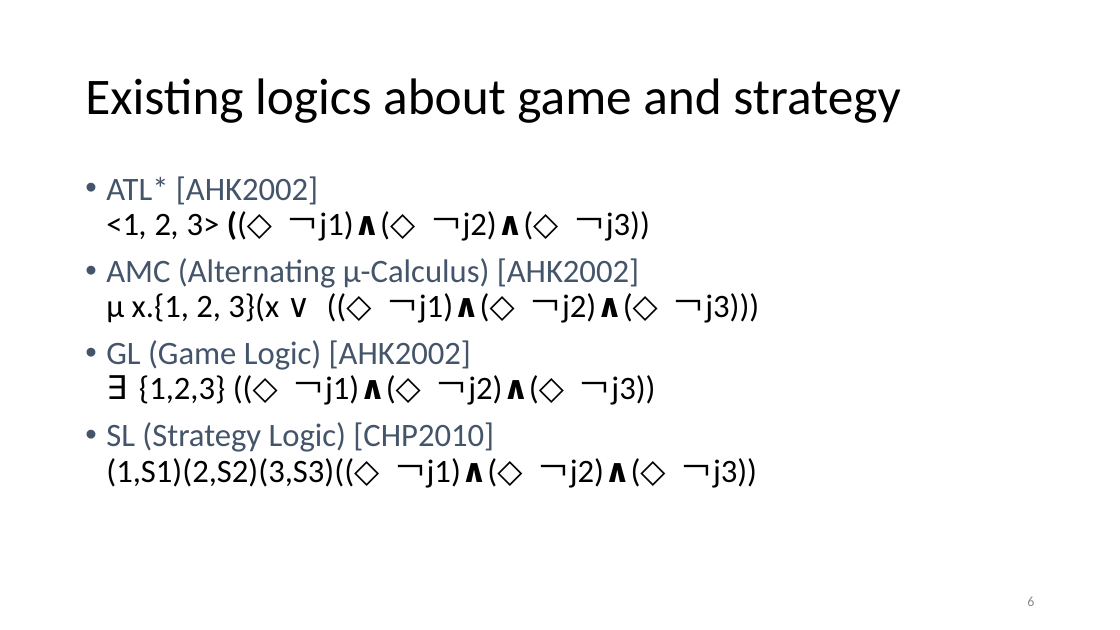
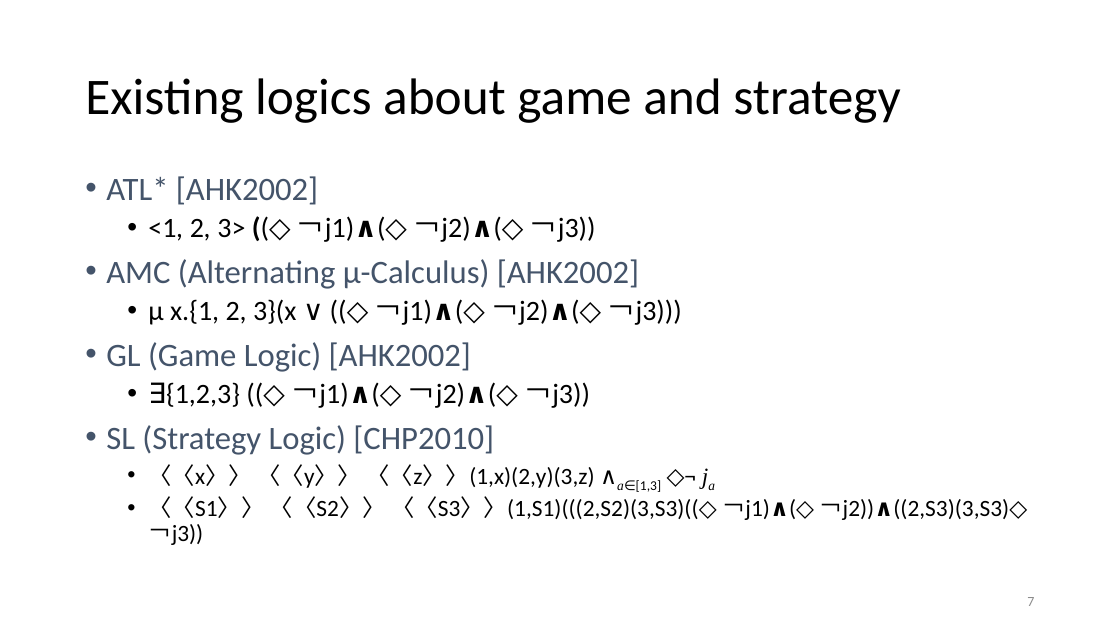
Before and after one commit to yyergg/graduate, a slide deck: slide 7 of def.pptx (slide 6 before the commit). Drawn at 1120x630 pixels with LibreOffice and Linux fonts; fonts in the diff are those of the drawing. Boxes give left, top, right and bottom in pixels: in the first picture for what was removed or moved away, otherwise in the second. Text is boxed around its words. In the diff, an @@ line names an element or a change of style, - is before the commit and + after.

```diff
--- a/def.pptx
+++ b/def.pptx
@@ text at <box>106,176,1009,545</box>: text changed; size 28 to 20 pt @@
-• ATL* [AHK2002]
-  <1, 2, 3> ((◇ ￢j1)∧(◇ ￢j2)∧(◇ ￢j3))
-• AMC (Alternating μ-Calculus) [AHK2002]
-  μ x.{1, 2, 3}(x ∨ ((◇ ￢j1)∧(◇ ￢j2)∧(◇ ￢j3)))
-• GL (Game Logic) [AHK2002]
-  ∃{1,2,3} ((◇ ￢j1)∧(◇ ￢j2)∧(◇ ￢j3))
-• SL (Strategy Logic) [CHP2010]
-  (1,S1)(2,S2)(3,S3)((◇ ￢j1)∧(◇ ￢j2)∧(◇ ￢j3))
+• ATL* [AHK2002]
+  • <1, 2, 3> ((◇ ￢j1)∧(◇ ￢j2)∧(◇ ￢j3))
+• AMC (Alternating μ-Calculus) [AHK2002]
+  • μ x.{1, 2, 3}(x ∨ ((◇ ￢j1)∧(◇ ￢j2)∧(◇ ￢j3)))
+• GL (Game Logic) [AHK2002]
+  • ∃{1,2,3} ((◇ ￢j1)∧(◇ ￢j2)∧(◇ ￢j3))
+• SL (Strategy Logic) [CHP2010]
+  • 〈〈x〉〉 〈〈y〉〉 〈〈z〉〉(1,x)(2,y)(3,z) ∧a∈[1,3] ◇¬ ja
+  • 〈〈S1〉〉 〈〈S2〉〉 〈〈S3〉〉(1,S1)(((2,S2)(3,S3)((◇ ￢j1)∧(◇ ￢j2))∧((2,S3)(3,S3)◇ ￢j3))
@@ page number at <box>1027,597,1034,606</box>: text changed @@
-6
+7
```
Also in this commit, not shown: 19 other slides changed, 5 slides added, 26 other files.
